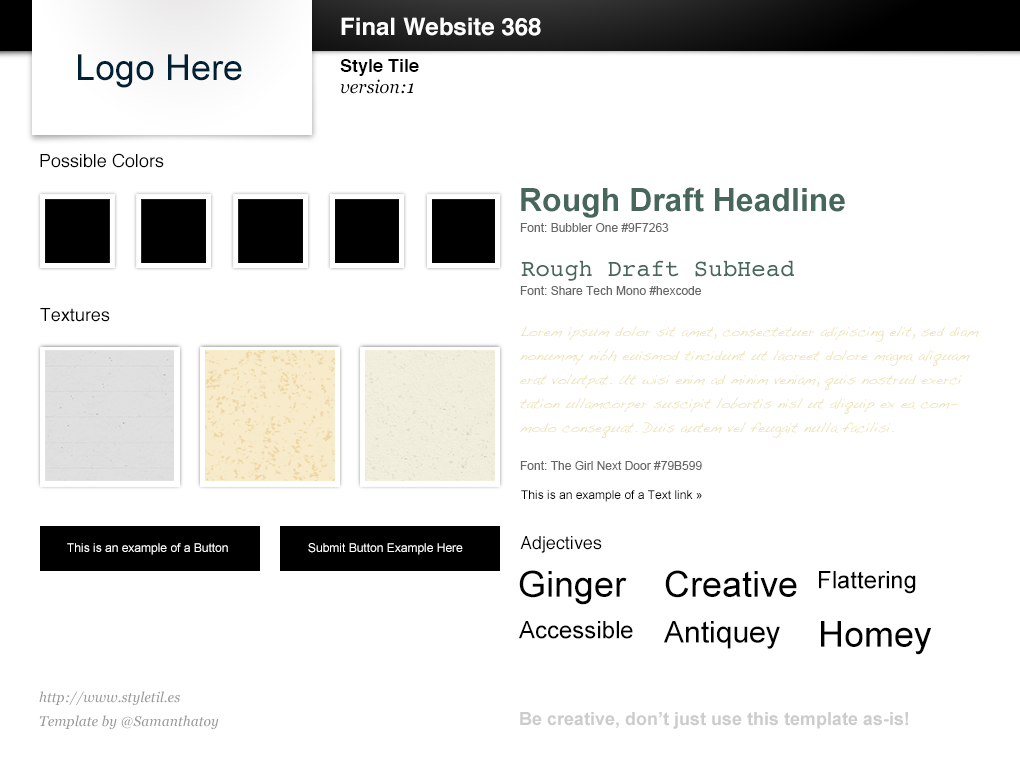
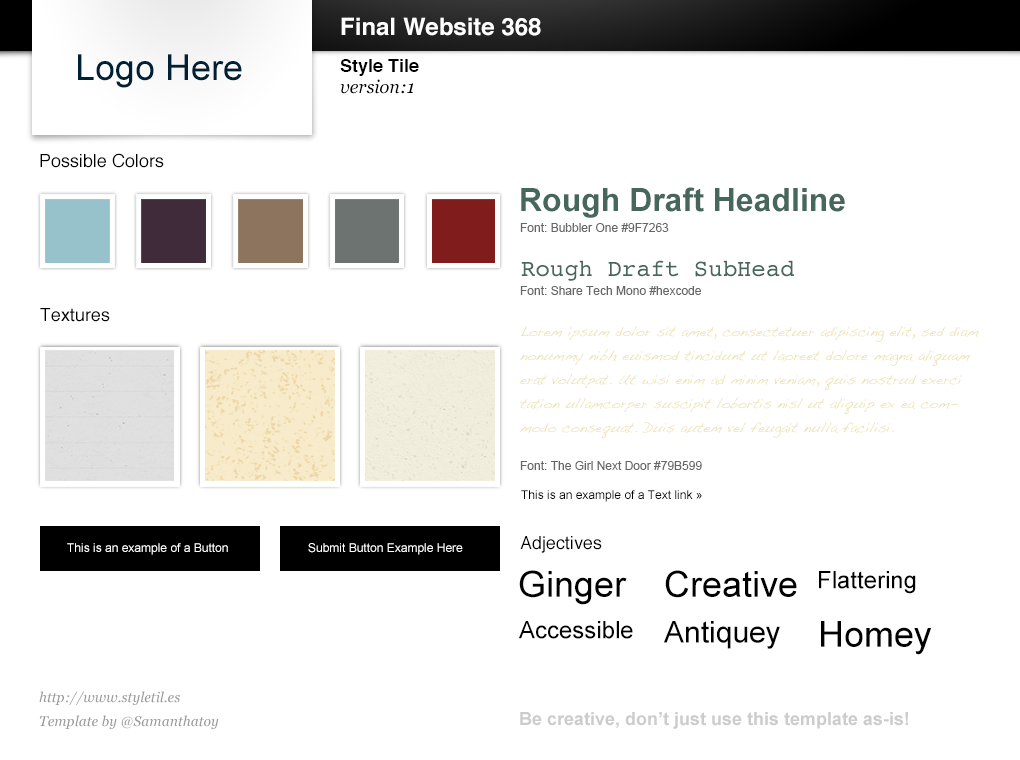
Layers edited between the first and the second (1020, 760) image:
pixels changed over (x1=45, y1=199, x2=495, y2=263) (layer not identified)
